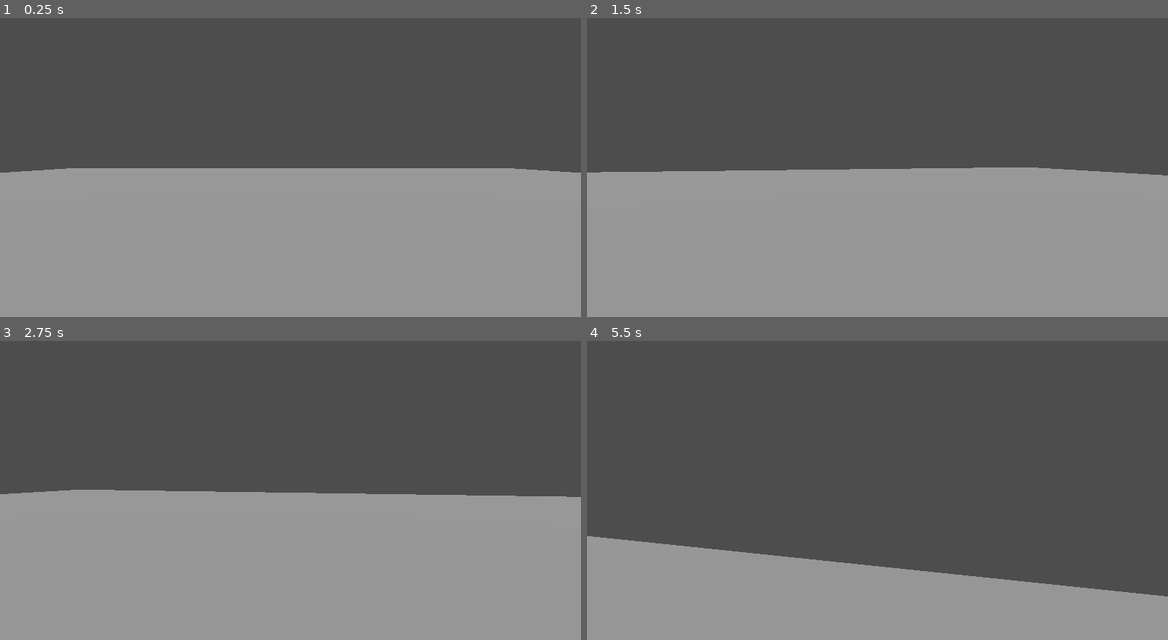
Above: before the commit, frames 1-4 (two rows, left to right).
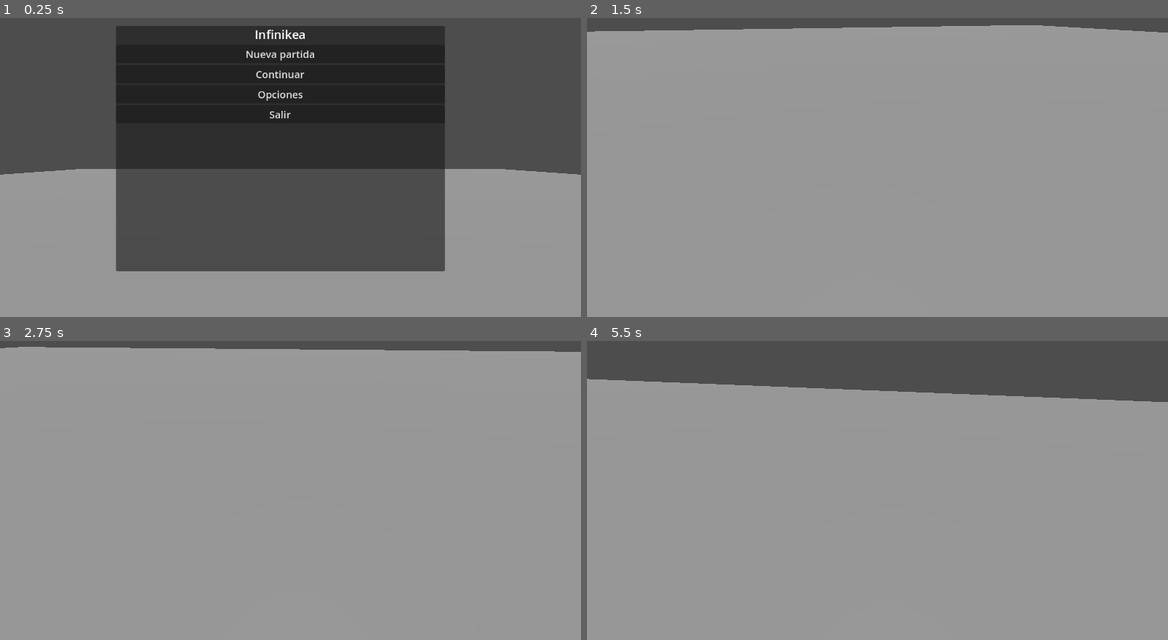
Above: after the commit, the same moments.

Repository: TasteLessTree/Infinikea
Game: Godot game, scene res://scenes/main.tscn
The game is run twice, just before and just after one commit, with the same random seed, the same clock (stepped at 60 frames per second) and the same inputs.
Inputs (mouse positions are in pixels of both pictures, inside the frame that each line leads up to):
- Up to frame 1 (0.25 s): no input
- Up to frame 2 (1.5 s): click (865, 53) at 0.5 s, where only the run after the commit has a clickable "Nueva partida"; tap Enter at 1.25 s; move the mouse to (906, 152) at 1.27 s; hold W (move_forward) from 1.28 s (still down)
- Up to frame 3 (2.75 s): keep holding W (move_forward); tap Space (jump) at 1.52, 2.27 s; move the mouse to (261, 478) at 2.02 s
- Up to frame 4 (5.5 s): keep holding W (move_forward); tap Space (jump) at 2.75, 3.77, 4.52, 5.27 s; move the mouse to (889, 472) at 2.77 s; move the mouse to (871, 481) at 3.52 s; move the mouse to (918, 481) at 4.27 s; move the mouse to (831, 472) at 5.02 s

The runs differ from the first frame. In frame 1, 47% of the frame differs, in the area x 0-100%, y 2-85%; in frame 2, 47%; in frame 3, 48%; in frame 4, 59%, in the area x 0-100%, y 12-86%.

Commit message:
Unión de menús y modelos

Diff:
--- a/scenes/main.tscn
+++ b/scenes/main.tscn
@@ -26,6 +26,10 @@
 [node name="DirectionalLight3D" type="DirectionalLight3D" parent="."]
 transform = Transform3D(1, 0, 0, 0, -0.07720628, 0.9970151, 0, -0.9970151, -0.07720628, 0, 10.750185, 0)
 
-[node name="Camera3D" type="Camera3D" parent="."]
-transform = Transform3D(1, 0, 0, 0, 1, 0, 0, 0, 1, 0, 5.1666117, 11.781145)
-fov = 79.321144
+[node name="MainMenu" type="CanvasLayer" parent="."]
+
+[node name="MainMenu" parent="MainMenu" instance=ExtResource("2_sugp2")]
+
+[node name="PauseMenu" type="CanvasLayer" parent="."]
+
+[node name="PauseMenu" parent="PauseMenu" instance=ExtResource("2_0wfyh")]
